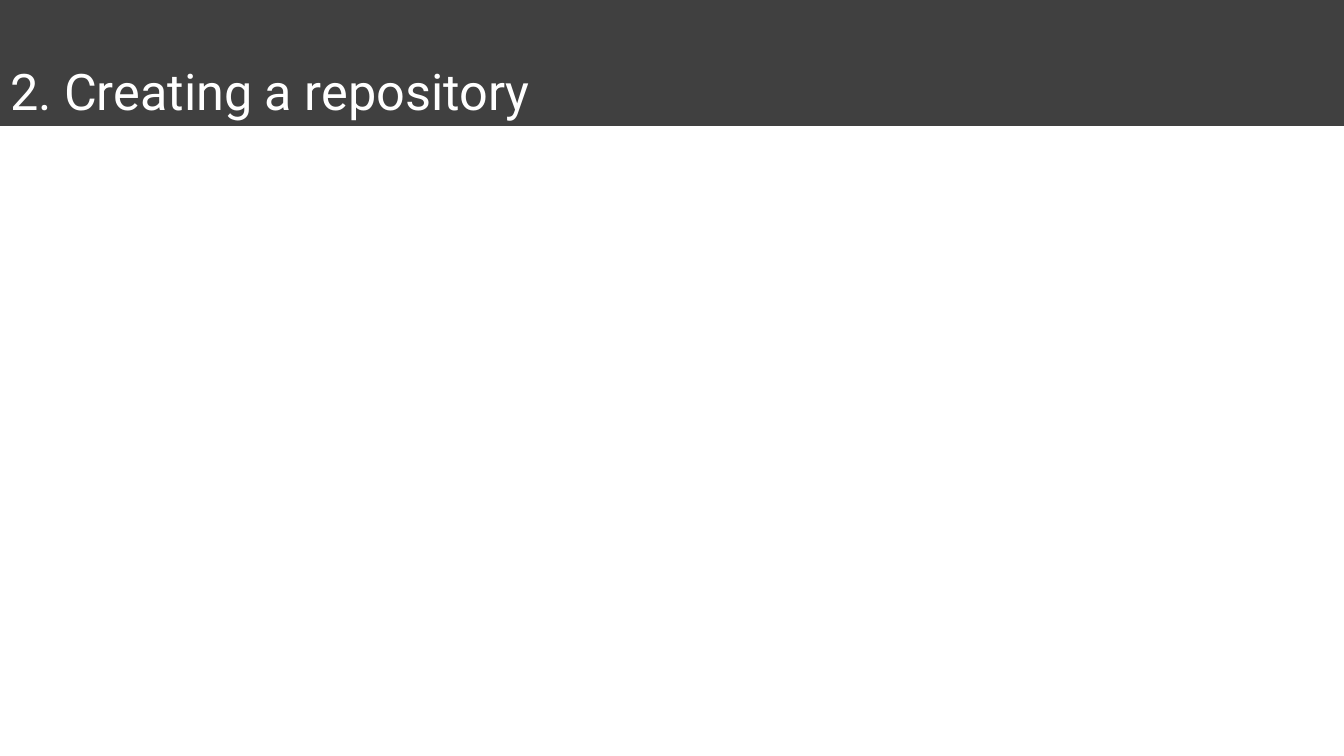
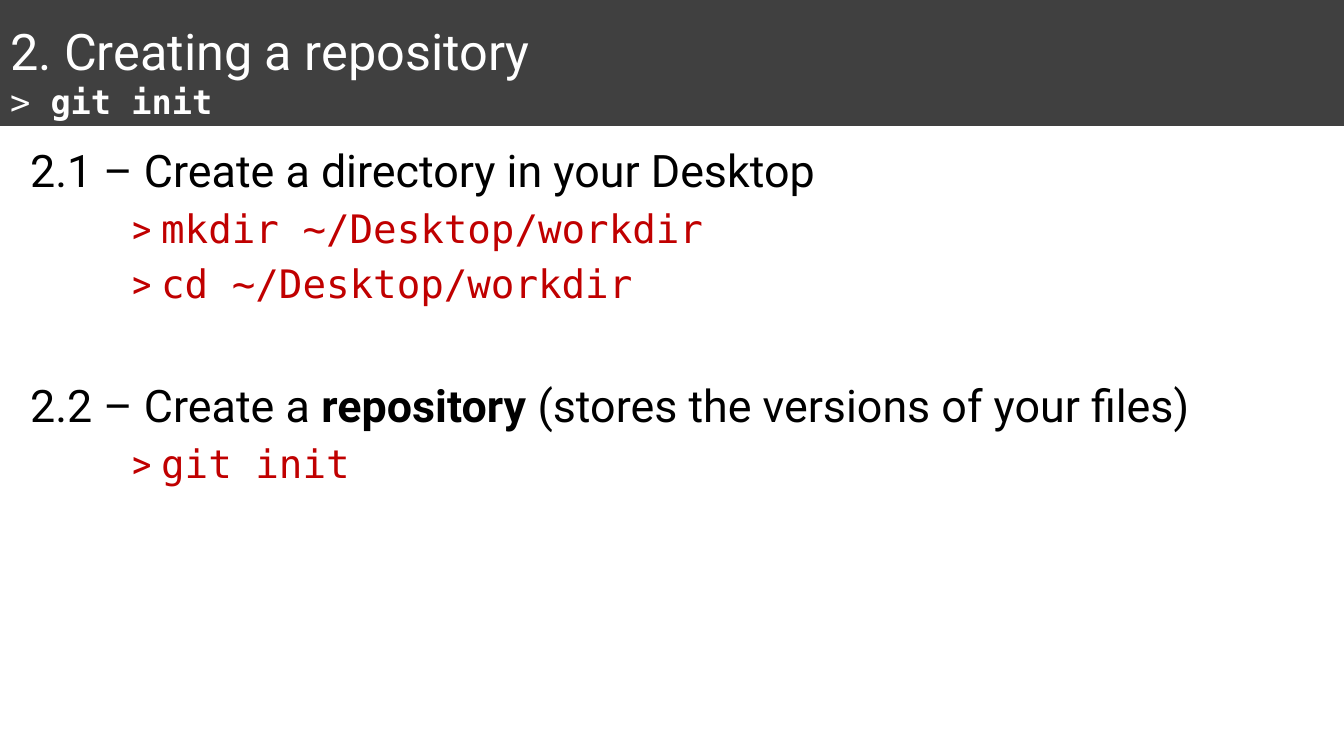
Before and after one commit to mychan24/git_github_workshop, a slide deck: slide 6 of Presentation1.pptx. Drawn at 1344x756 pixels with LibreOffice and Linux fonts; fonts in the diff are those of the drawing. Boxes give left, top, right and bottom in pixels: in the first picture for what was removed or moved away, otherwise in the second. Text is boxed around its words. In the diff, an @@ line names an element or a change of style, - is before the commit and + after.

```diff
--- a/Presentation1.pptx
+++ b/Presentation1.pptx
@@ title at (10,33,530,121): text changed @@
-2. Creating a repository
+2. Creating a repository
+> git init
@@ text added at (30,153,1189,487), 32 pt, text #000000 @@
+2.1 – Create a directory in your Desktop
+> mkdir ~/Desktop/workdir
+> cd ~/Desktop/workdir
+2.2 – Create a repository (stores the versions of your files)
+> git init
```
Also in this commit, not shown: 1 other slide changed, 2 slides added, 1 other file.
